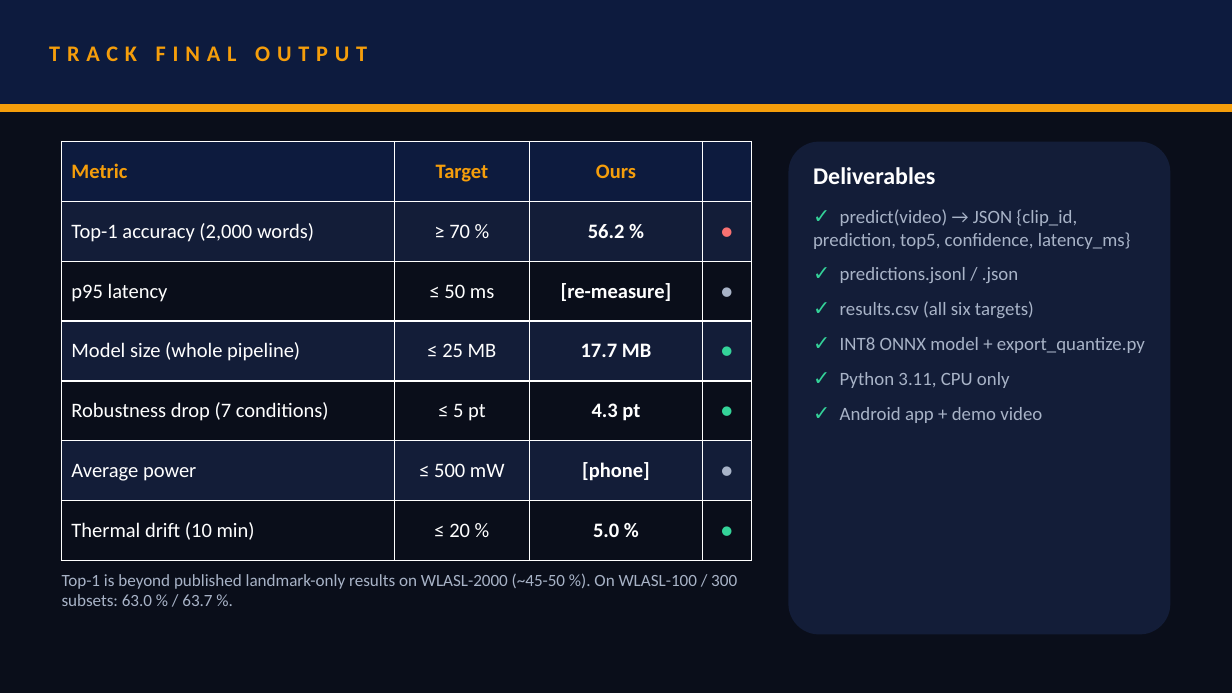
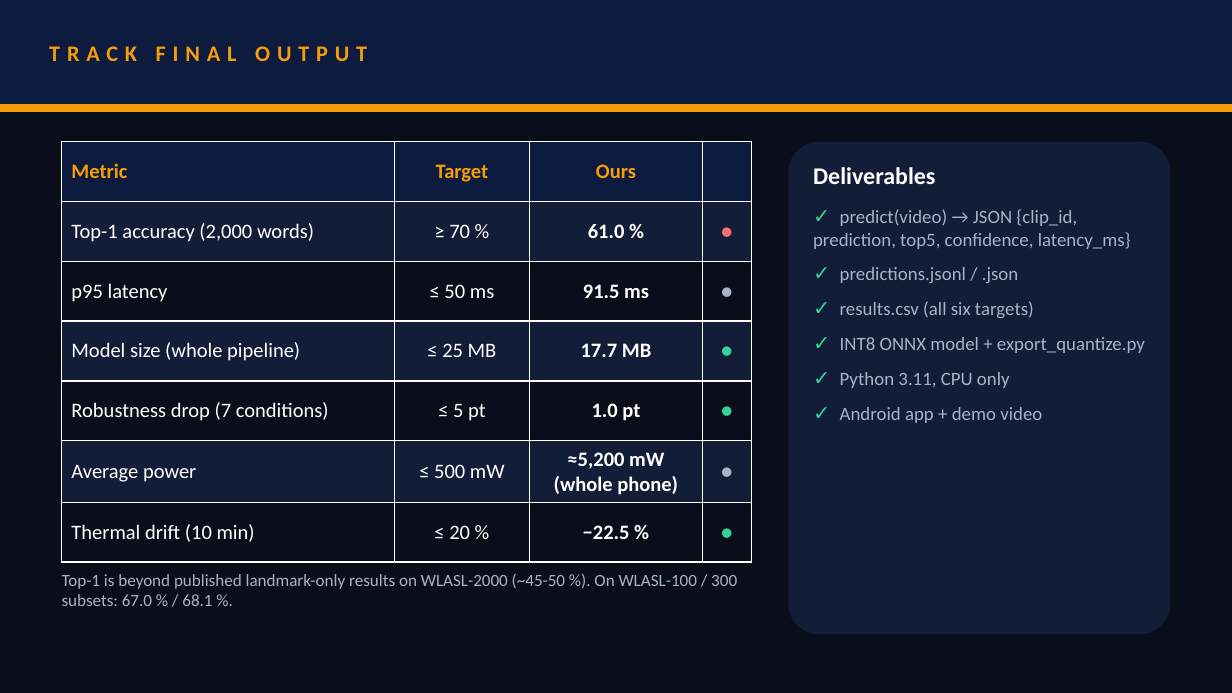
Before and after one commit to Animeha123/echogesture, a slide deck: slide 5 of docs/gods_plan_EchoGesture.pptx. Drawn at 1232x693 pixels with LibreOffice and Linux fonts; fonts in the diff are those of the drawing. Boxes give left, top, right and bottom in pixels: in the first picture for what was removed or moved away, otherwise in the second. Text is boxed around its words. In the diff, an @@ line names an element or a change of style, - is before the commit and + after.

```diff
--- a/docs/gods_plan_EchoGesture.pptx
+++ b/docs/gods_plan_EchoGesture.pptx
@@ table at <box>62,142,752,561</box> @@
-row 2, column 3: 56.2 %
+row 2, column 3: 61.0 %
-row 3, column 3: [re-measure]
+row 3, column 3: 91.5 ms
-row 5, column 3: 4.3 pt
+row 5, column 3: 1.0 pt
-row 6, column 3: [phone]
+row 6, column 3: ≈5,200 mW (whole phone)
-row 7, column 3: 5.0 %
+row 7, column 3: −22.5 %
@@ text at <box>62,574,737,606</box>: text changed @@
-Top-1 is beyond published landmark-only results on WLASL-2000 (~45-50 %). On WLASL-100 / 300 subsets: 63.0 % / 63.7 %.
+Top-1 is beyond published landmark-only results on WLASL-2000 (~45-50 %). On WLASL-100 / 300 subsets: 67.0 % / 68.1 %.
```
Also in this commit, not shown: 6 other slides changed, 44 other files.
